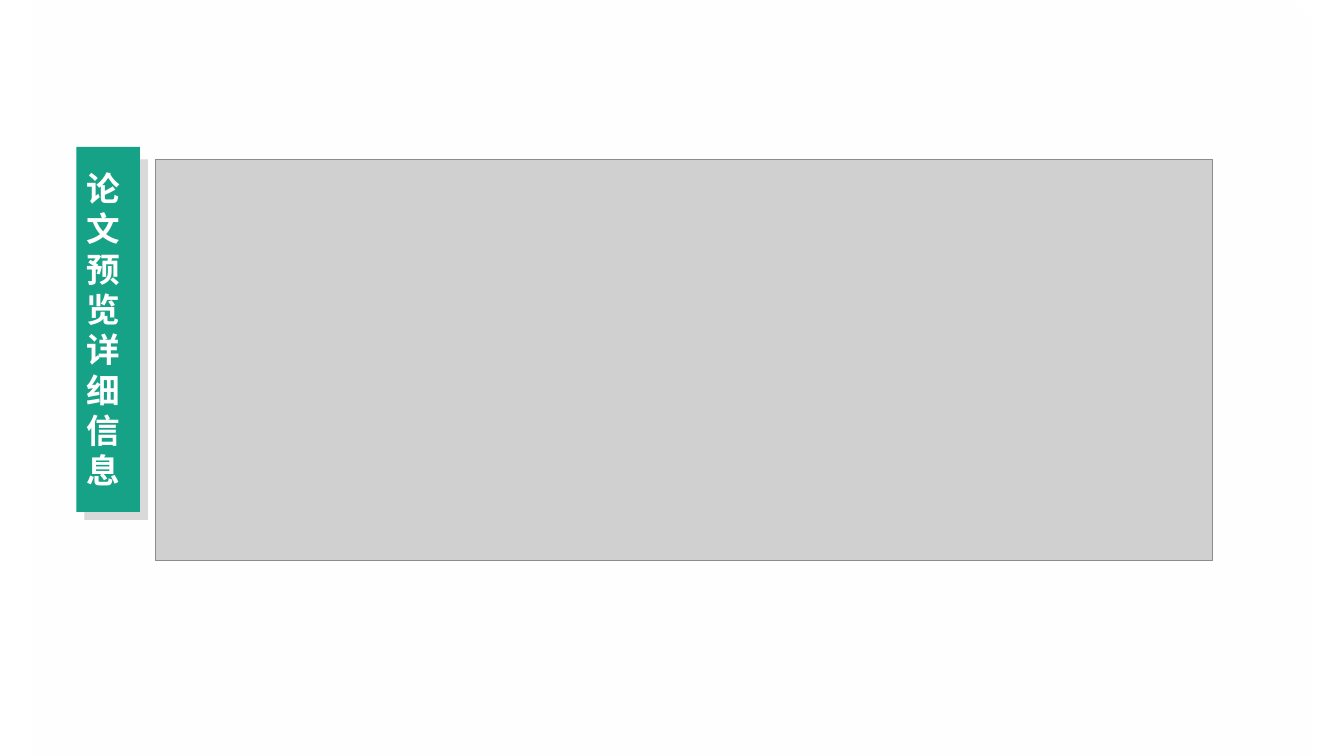
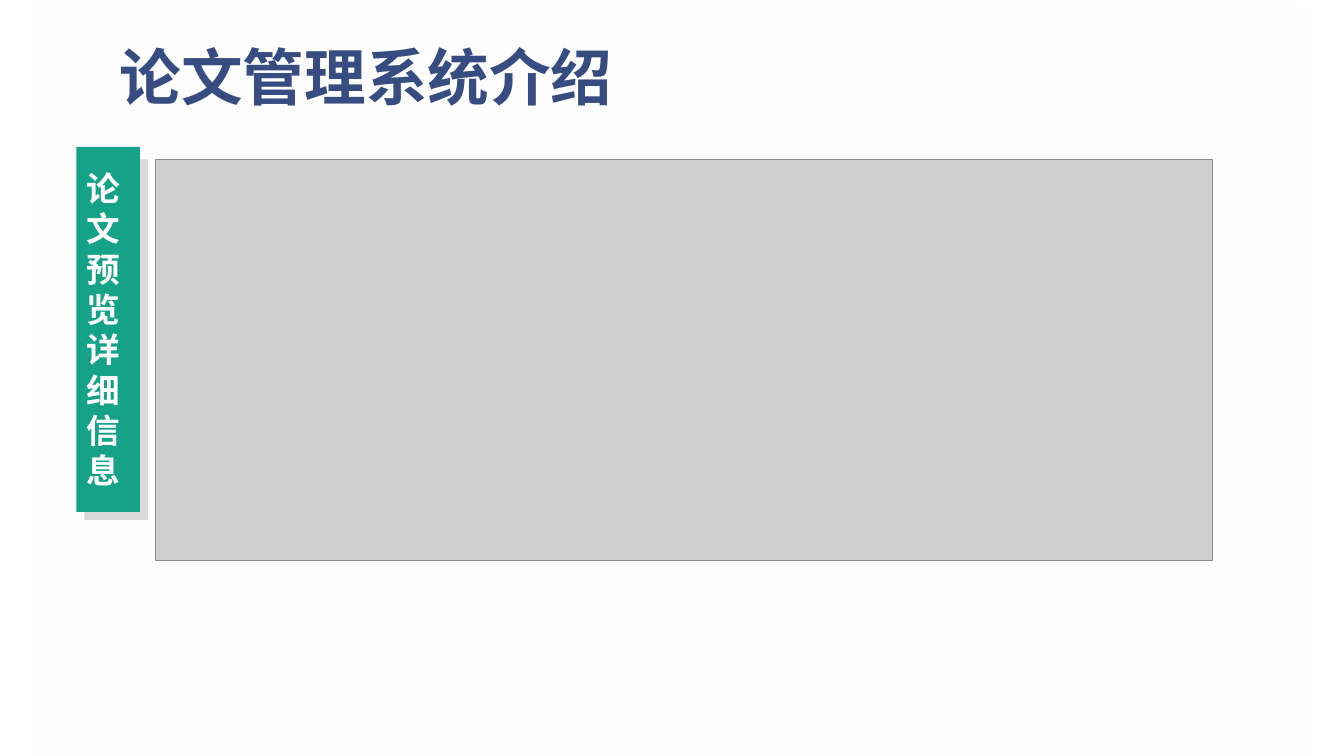
Before and after one commit to smallSand/files, a slide deck: slide 14 of doc/my/物理学论文网站的设计与实现.pptx (slide 12 before the commit). Drawn at 1344x756 pixels with LibreOffice and Linux fonts; fonts in the diff are those of the drawing; grey boxes stand for pictures; background and template pictures are left out. Boxes give left, top, right and bottom in pixels: in the first picture for what was removed or moved away, otherwise in the second. Text is boxed around its words. In the diff, an @@ line names an element or a change of style, - is before the commit and + after.

```diff
--- a/doc/my/物理学论文网站的设计与实现.pptx
+++ b/doc/my/物理学论文网站的设计与实现.pptx
@@ title added at (120, 47, 613, 106), 44 pt, text #374C81, bold @@
+论文管理系统介绍
```
Also in this commit, not shown: 6 other slides changed, 2 slides added.
